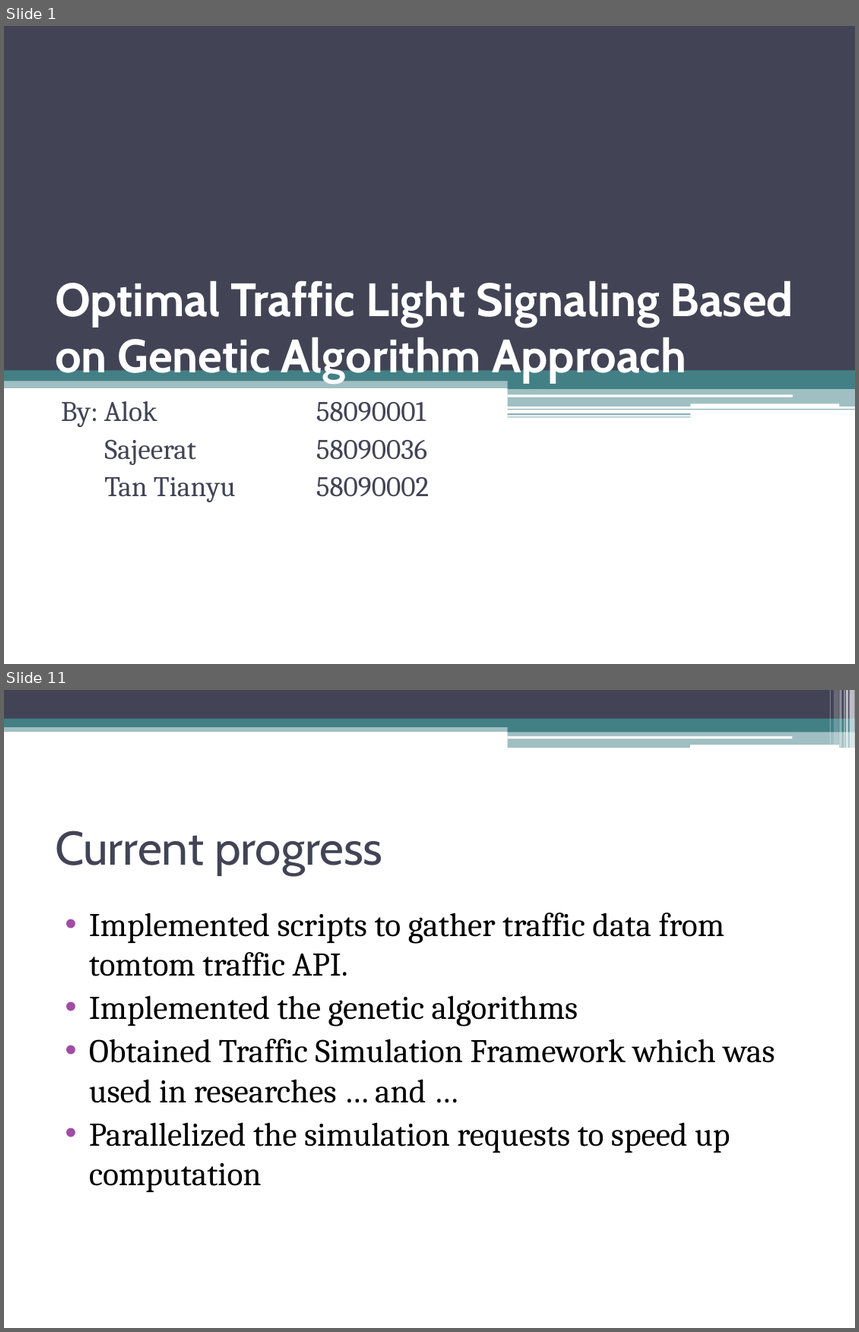
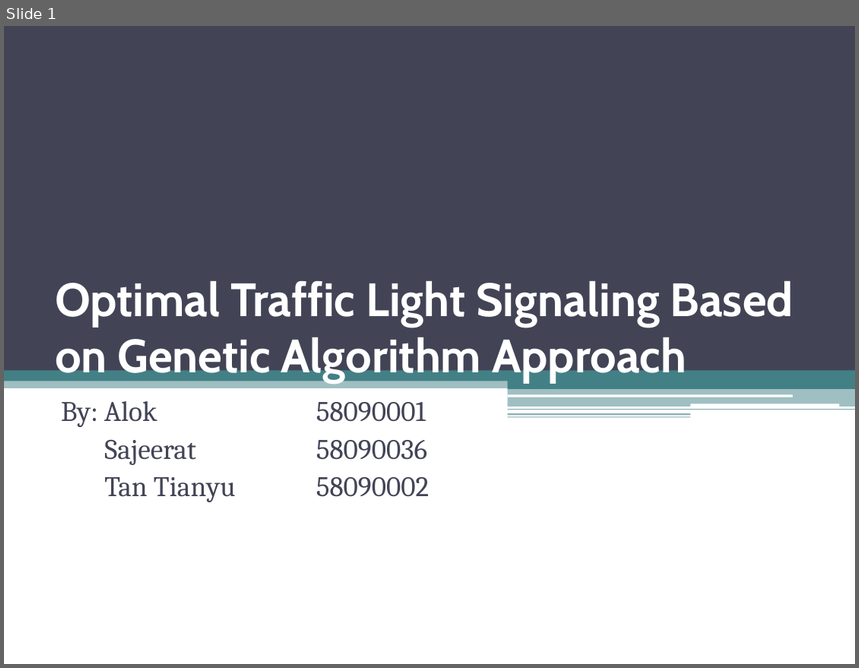
Before and after one commit to alok20121998/Traffic-Optimization-Project, a slide deck: presentation/presentation4.pptx. Shown one above the other, each under a label of ours: slides 1 and 11 before the commit, slide 1 after it; the slides between them are not shown. The pictures are 859x1332 and 859x668 pixels, drawn with LibreOffice and Linux fonts; fonts in the diff are those of the drawing. Boxes give left, top, right and bottom in pixels: in the first picture for what was removed or moved away, otherwise in the second. Text is boxed around its words. In the diff, an @@ line names an element or a change of style, - is before the commit and + after.

```diff
--- a/presentation/presentation4.pptx
+++ b/presentation/presentation4.pptx
@@ slide 11 removed at (x1=4, y1=690, x2=855, y2=1328), background #FFFFFF @@
@@ rectangle removed at (x1=4, y1=690, x2=855, y2=719) @@
@@ rectangle removed at (x1=829, y1=690, x2=831, y2=745) @@
@@ rectangle removed at (x1=834, y1=690, x2=839, y2=745) @@
@@ rectangle removed at (x1=840, y1=690, x2=842, y2=748) @@
@@ rectangle removed at (x1=844, y1=690, x2=845, y2=748) @@
@@ rectangle removed at (x1=846, y1=690, x2=848, y2=748) @@
@@ rectangle removed at (x1=850, y1=690, x2=855, y2=748) @@
@@ rectangle removed at (x1=4, y1=724, x2=855, y2=732) @@
@@ rectangle removed at (x1=4, y1=719, x2=855, y2=727) @@
@@ rectangle removed at (x1=508, y1=723, x2=855, y2=732) @@
@@ rectangle removed at (x1=508, y1=731, x2=855, y2=748) @@
@@ rounded rectangle removed at (x1=507, y1=736, x2=792, y2=739) @@
@@ rounded rectangle removed at (x1=690, y1=745, x2=839, y2=748) @@
@@ title removed at (x1=55, y1=831, x2=382, y2=875) @@
-Current progress
@@ text removed at (x1=89, y1=913, x2=775, y2=1192) @@
-• Implemented scripts to gather traffic data from tomtom traffic API.
-• Implemented the genetic algorithms
-• Obtained Traffic Simulation Framework which was used in researches … and …
-• Parallelized the simulation requests to speed up computation
```
Also in this commit, not shown: 4 slides changed, 4 slides added, 6 other slides removed, 3 other files.
